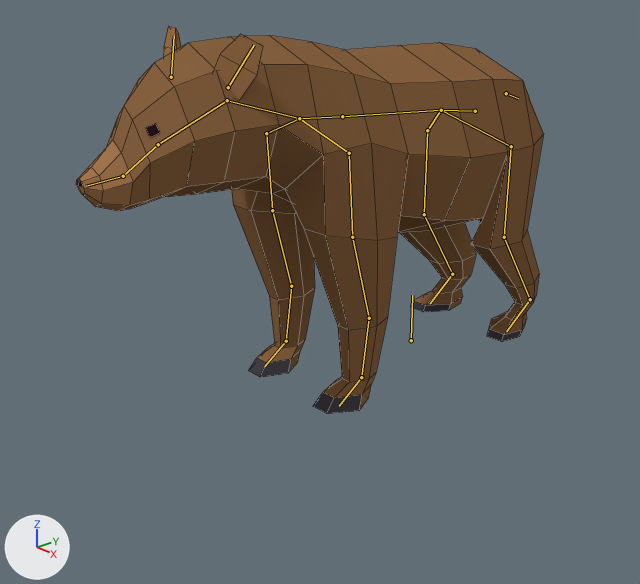
A saved change to the Blender file Assets/Art/3D/Bear/Bear_Blender.blend.
One viewpoint serves both versions: a camera (50 mm lens) standing at (5.05, -5.59, 3.35) and looking at (-0.11, -1.03, 0.71). Every picture has the same lights, and +X, +Y and +Z are marked at lower left. The first picture is the older version. The bones that bend it are drawn over the model as lines. Mesh edges are drawn as thin lines.

In view in the first picture: 'Mesh_Bear'.
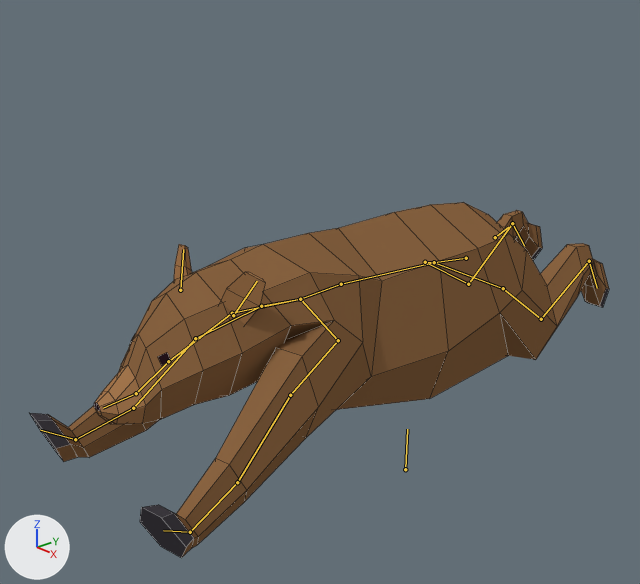
The newer file adds an action. The first version stands in its rest pose; the second is drawn at frame 1 of the action 'Bear_Slide'.

Boxes [x1, y1, x2, y2] around the edits, measured in the pictures (640 x 584 px):
'Mesh_Bear', posed (24% wider, 8% shorter): before [76, 26, 544, 414]; after [30, 202, 609, 558]
bone 'Origin', root to tip: before (411, 340) to (412, 295); after (405, 469) to (407, 429)
bone 'Torso.002', root to tip: before (342, 116) to (299, 118); after (341, 284) to (300, 299)
bone 'FrontLeg.001.L', root to tip: before (299, 118) to (349, 153); after (300, 299) to (338, 340)
bone 'FrontLeg.002.L', root to tip: before (349, 153) to (352, 237); after (338, 340) to (290, 395)
bone 'FrontLeg.003.L', root to tip: before (352, 237) to (369, 318); after (290, 395) to (237, 482)
bone 'Torso.003', root to tip: before (299, 118) to (227, 100); after (300, 299) to (232, 313)
bone 'Head.001', root to tip: before (227, 100) to (158, 144); after (232, 313) to (168, 361)
bone 'FrontLeg.001.R', root to tip: before (299, 118) to (266, 133); after (300, 299) to (261, 306)
bone 'FrontLeg.002.R', root to tip: before (266, 133) to (272, 210); after (261, 306) to (195, 338)
bone 'FrontLeg.003.R', root to tip: before (272, 210) to (291, 286); after (195, 338) to (133, 408)
bone 'BackLeg.001.L', root to tip: before (441, 110) to (511, 146); after (434, 262) to (503, 288)
bone 'BackLeg.002.L', root to tip: before (511, 146) to (504, 237); after (503, 288) to (541, 319)
bone 'BackLeg.003.L', root to tip: before (504, 237) to (530, 299); after (541, 319) to (589, 261)
bone 'Tail', root to tip: before (506, 93) to (518, 98); after (495, 237) to (508, 227)
bone 'BackLeg.001.R', root to tip: before (441, 110) to (427, 130); after (434, 262) to (425, 262)
bone 'BackLeg.002.R', root to tip: before (427, 130) to (424, 214); after (425, 262) to (468, 284)
bone 'BackLeg.003.R', root to tip: before (424, 214) to (452, 274); after (468, 284) to (512, 223)

The change in detail:
Bone 'Origin' (bone_origin) moves from (0.0, 0.0, 0.0) to (0.0, -1.381, 0.0).
Bone 'Torso.002' (bone_torso_002) turns from (0, 0, 0) to (7, 0, 0) degrees about its own x, y and z.
Bone 'FrontLeg.001.L' (bone_frontleg_001_l) turns from (0, 0, 0) to (12, -32, 2) degrees about its own x, y and z.
Bone 'FrontLeg.002.L' (bone_frontleg_002_l) turns from (0, 0, 0) to (28, -22, 31) degrees about its own x, y and z.
Bone 'FrontLeg.003.L' (bone_frontleg_003_l) turns from (0, 0, 0) to (-5, 0, -4) degrees about its own x, y and z.
Bone 'Torso.003' (bone_torso_003) turns from (0, 0, 0) to (5, 0, 0) degrees about its own x, y and z.
Bone 'Head.001' (bone_head_001) turns from (0, 0, 0) to (-13, 0, 0) degrees about its own x, y and z.
Bone 'FrontLeg.001.R' (bone_frontleg_001_r) turns from (0, 0, 0) to (12, 32, -2) degrees about its own x, y and z.
Bone 'FrontLeg.002.R' (bone_frontleg_002_r) turns from (0, 0, 0) to (35, 18, -33) degrees about its own x, y and z.
Bone 'FrontLeg.003.R' (bone_frontleg_003_r) turns from (0, 0, 0) to (-10, 2, 9) degrees about its own x, y and z.
Bone 'BackLeg.001.L' (bone_backleg_001_l) turns from (0, 0, 0) to (-7, 7, -2) degrees about its own x, y and z.
Bone 'BackLeg.002.L' (bone_backleg_002_l) turns from (0, 0, 0) to (-35, -7, -23) degrees about its own x, y and z.
Bone 'BackLeg.003.L' (bone_backleg_003_l) turns from (0, 0, 0) to (-26, -4, -17) degrees about its own x, y and z.
Bone 'Tail' (bone_tail) turns from (0, 0, 0) to (36, 0, 0) degrees about its own x, y and z.
Bone 'BackLeg.001.R' (bone_backleg_001_r) turns from (0, 0, 0) to (-7, -7, 2) degrees about its own x, y and z.
Bone 'BackLeg.002.R' (bone_backleg_002_r) turns from (0, 0, 0) to (-39, 9, 26) degrees about its own x, y and z.
Bone 'BackLeg.003.R' (bone_backleg_003_r) turns from (0, 0, 0) to (-28, 5, 18) degrees about its own x, y and z.
